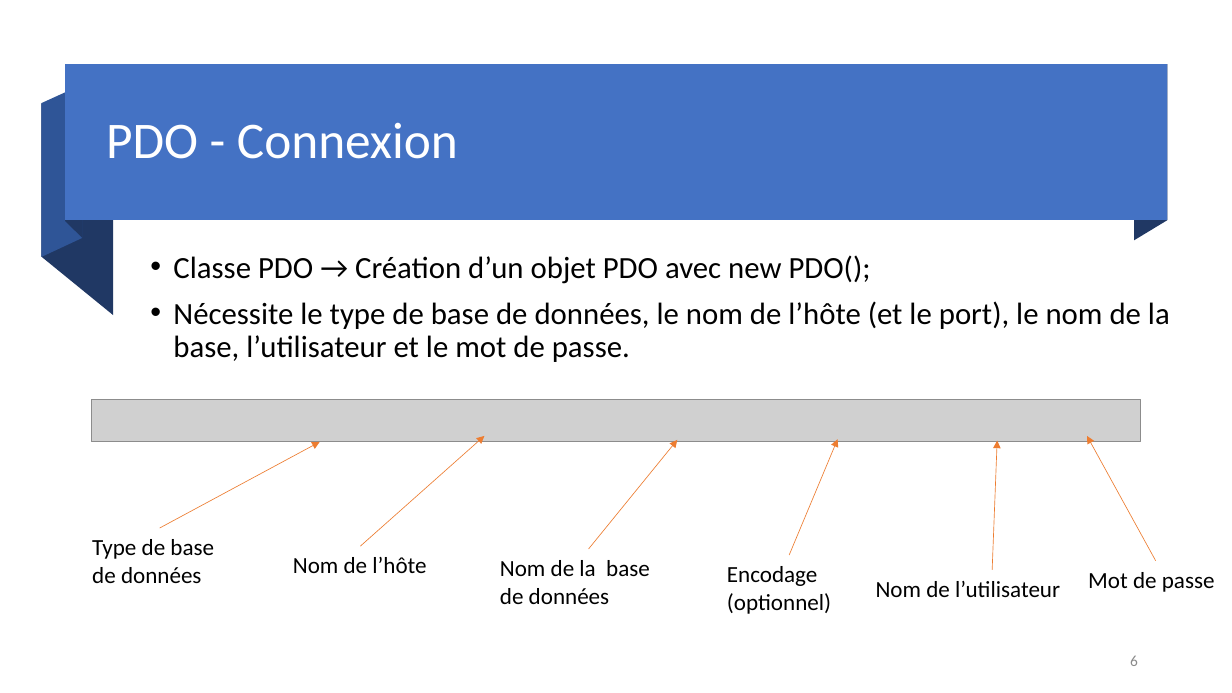
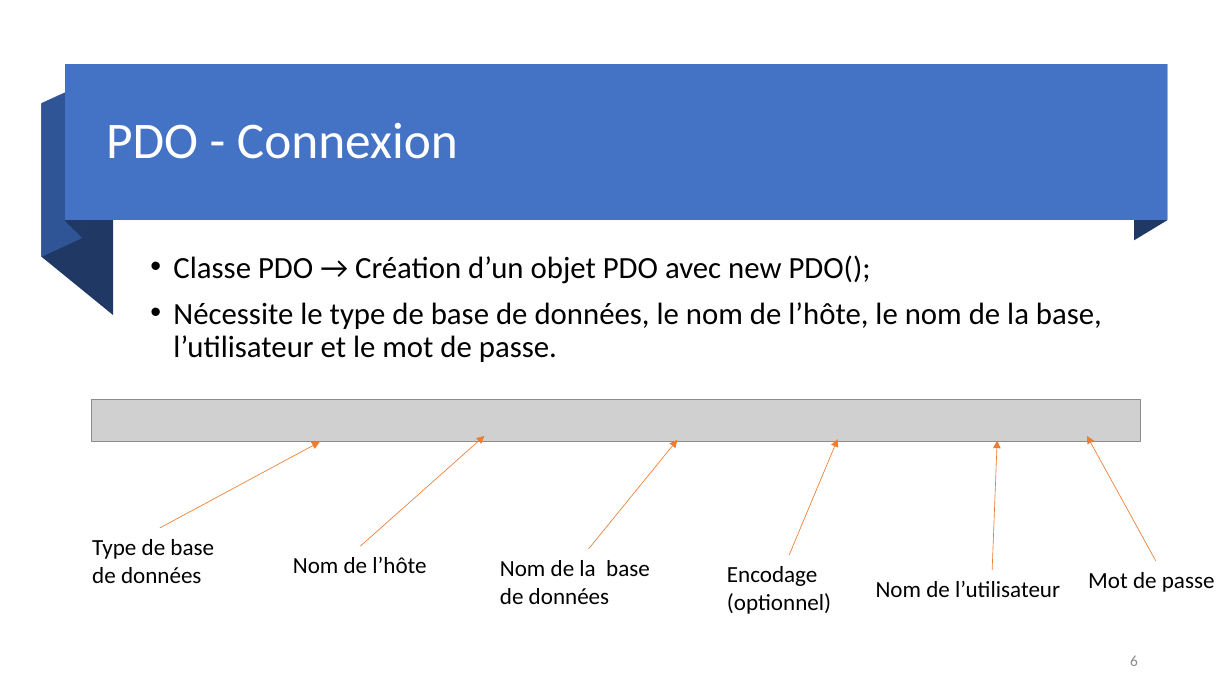
Before and after one commit to DylanMielot/FormationFormateur, a slide deck: slide 6 of Formation de formateur.pptx. Drawn at 1232x693 pixels with LibreOffice and Linux fonts; fonts in the diff are those of the drawing; grey boxes stand for pictures. Boxes give left, top, right and bottom in pixels: in the first picture for what was removed or moved away, otherwise in the second. Text is boxed around its words. In the diff, an @@ line names an element or a change of style, - is before the commit and + after.

Commit message:
pptx

```diff
--- a/Formation de formateur.pptx
+++ b/Formation de formateur.pptx
@@ text at (x1=173, y1=302, x2=1102, y2=362): text changed @@
-• Nécessite le type de base de données, le nom de l’hôte (et le port), le nom de la base, l’utilisateur et le mot de passe.
+• Nécessite le type de base de données, le nom de l’hôte, le nom de la base, l’utilisateur et le mot de passe.
```
Also in this commit, not shown: 5 other slides changed, 1 slide added.
